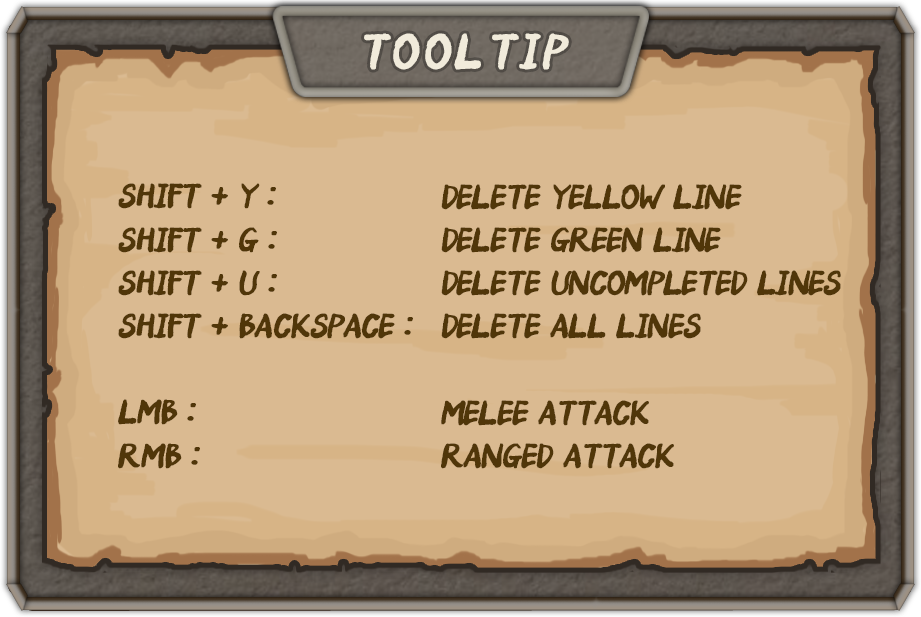
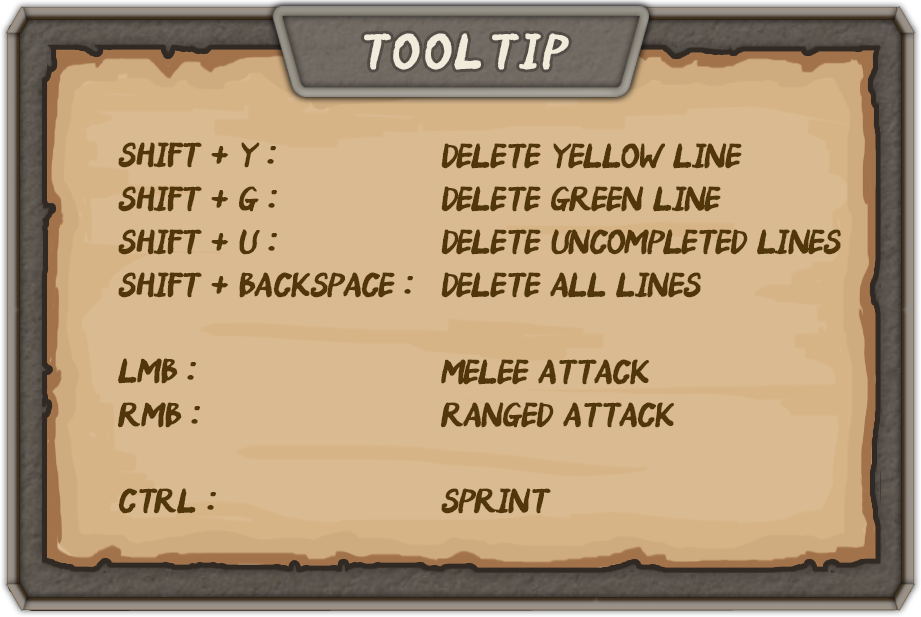
Comparing the layer stacks of the two w=921, h=617 images. Changes:
painted on "Shift + Y : SHIFT + G : Shift + U : Shift + Backspace : LMB" over <box>118,142,413,514</box>
painted on "Delete Yellow line Delete Green Line delete uncompleted lines d" over <box>441,143,841,514</box>
